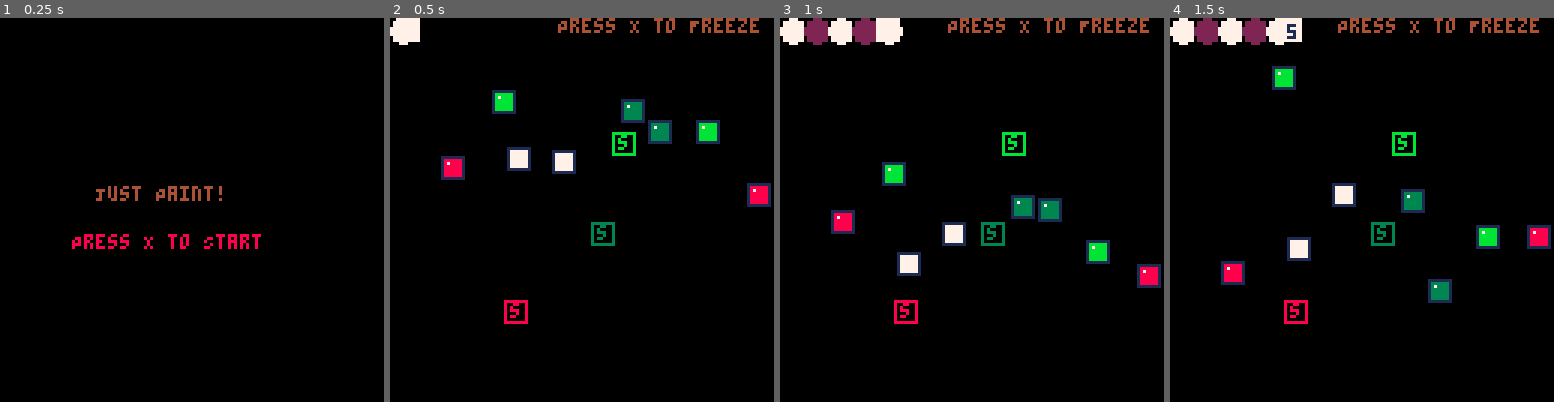
Above: before the commit, frames 1-4 (left to right).
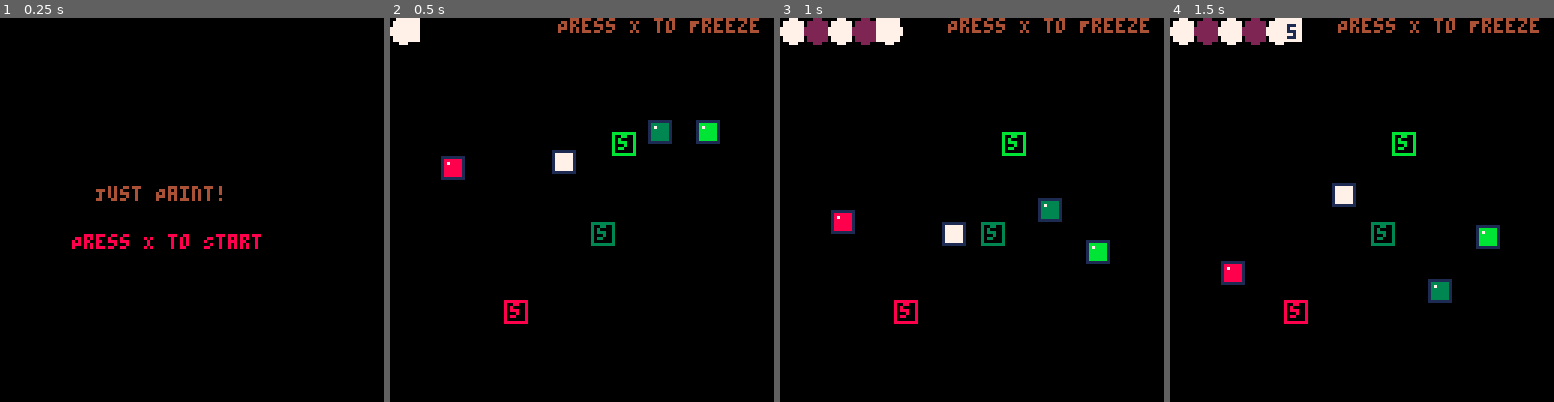
Above: after the commit, the same moments.

Repository: franklant/COMP440_Assignment_3_Repo
Game: PICO-8 cartridge pico_puzzle_game_wip.p8
Same seed, same stepped clock (60 frames per second), same inputs: the game is played once before the commit and once after it.
Inputs:
- Up to frame 1 (0.25 s): no input
- Up to frame 2 (0.5 s): tap X (X key) at 0.33 s
- Up to frame 3 (1 s): no input
- Up to frame 4 (1.5 s): tap X (X key) at 1.07 s

Frame 1 is identical in both runs. In frame 2, 1.6% of the frame differs, in the area x 26-100%, y 18-50%; in frame 3, 1.6%; in frame 4, 1.6%.

Commit message:
update bomb_count, collision reset

Diff:
--- a/pico_puzzle_game_wip.p8
+++ b/pico_puzzle_game_wip.p8
@@ -73,7 +73,7 @@
 
     -- bombs
     bombs = {}
-    bomb_count = 8
+    bomb_count = 4
 
     -- switches
     switches = {}
@@ -97,6 +97,7 @@
     for bomb in all(bombs) do
         if is_bomb_active(bomb) and check_collision(player, bomb) then
             state = game_states.menu
+            angle = 0
             _init() -- re-init menu
         end
     end
